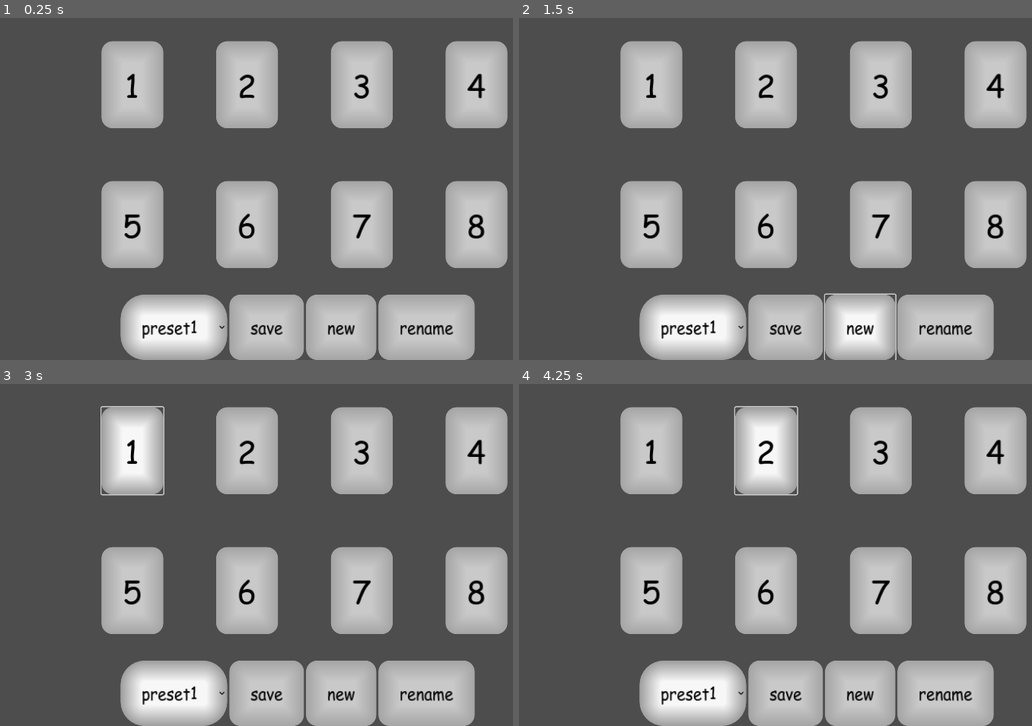
Above: before the commit, frames 1-4 (two rows, left to right).
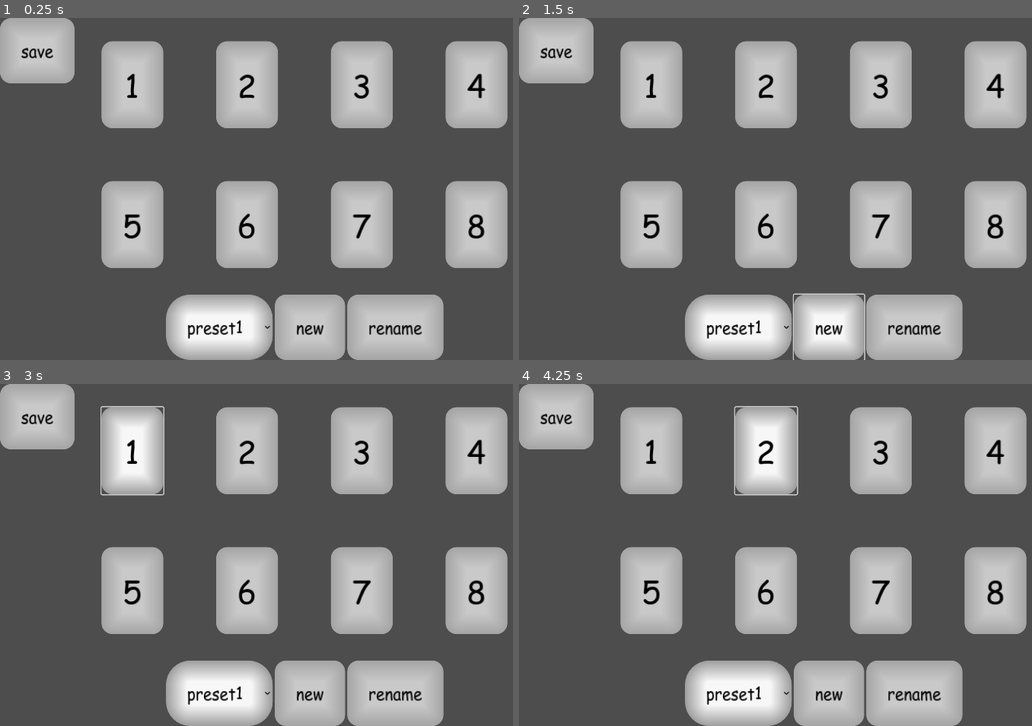
Above: after the commit, the same moments.

Repository: Lucasmoidel/stream-deck-ui
Game: Godot game, scene res://ui.tscn
The game is run twice, just before and just after one commit, with the same random seed, the same clock (stepped at 60 frames per second) and the same inputs. This scene is started directly instead of the project's main scene.
Inputs:
- Up to frame 1 (0.25 s): no input
- Up to frame 2 (1.5 s): click "save" at 0.5 s; click "new" at 1.25 s
- Up to frame 3 (3 s): click "new" at 2 s; click "1" at 2.75 s
- Up to frame 4 (4.25 s): click "2" at 3.5 s

The runs differ from the first frame. In frame 1, 9.3% of the frame differs, in the area x 0-93%, y 0-100%; in frame 2, 10%; in frame 3, 9.3%; in frame 4, 9.3%.

Commit message:
rggrgrg

Diff:
--- a/button_theme.tres
+++ b/button_theme.tres
@@ -1,6 +1,5 @@
-[gd_resource type="Theme" load_steps=7 format=3 uid="uid://bd1ksuf5j6cn8"]
+[gd_resource type="Theme" load_steps=6 format=3 uid="uid://bd1ksuf5j6cn8"]
 
-[ext_resource type="StyleBox" uid="uid://cw7vcp773ei32" path="res://hover.tres" id="1_h3ni6"]
 [ext_resource type="FontFile" uid="uid://d2jepicw5hmg6" path="res://comic.ttf" id="1_ol40x"]
 
 [sub_resource type="StyleBoxFlat" id="StyleBoxFlat_wr18o"]
@@ -66,6 +65,6 @@
 OptionButton/constants/modulate_arrow = 2
 OptionButton/font_sizes/font_size = 30
 OptionButton/fonts/font = ExtResource("1_ol40x")
-OptionButton/styles/hover = ExtResource("1_h3ni6")
+OptionButton/styles/hover = null
 OptionButton/styles/normal = SubResource("StyleBoxFlat_3y3hj")
 OptionButton/styles/pressed = SubResource("StyleBoxFlat_qpypr")
--- a/ui.tscn
+++ b/ui.tscn
@@ -9,6 +9,14 @@
 anchor_bottom = 1.0
 grow_horizontal = 2
 grow_vertical = 2
+
+[node name="save" type="Button" parent="."]
+layout_mode = 2
+offset_right = 141.0
+offset_bottom = 123.0
+theme = ExtResource("1_cs2sk")
+theme_override_font_sizes/font_size = 30
+text = "save"
 
 [node name="GridContainer" type="GridContainer" parent="."]
 layout_direction = 2
@@ -84,9 +92,9 @@
 anchor_top = 1.0
 anchor_right = 0.5
 anchor_bottom = 1.0
-offset_left = -348.0
-offset_top = -122.0
-offset_right = 348.0
+offset_left = -261.0
+offset_top = -123.0
+offset_right = 261.0
 grow_horizontal = 2
 grow_vertical = 0
 alignment = 1
@@ -107,12 +115,6 @@
 popup/item_4/text = "preset1"
 popup/item_4/id = 4
 
-[node name="save" type="Button" parent="VFlowContainer"]
-layout_mode = 2
-theme = ExtResource("1_cs2sk")
-theme_override_font_sizes/font_size = 30
-text = "save"
-
 [node name="new" type="Button" parent="VFlowContainer"]
 layout_mode = 2
 theme = ExtResource("1_cs2sk")
